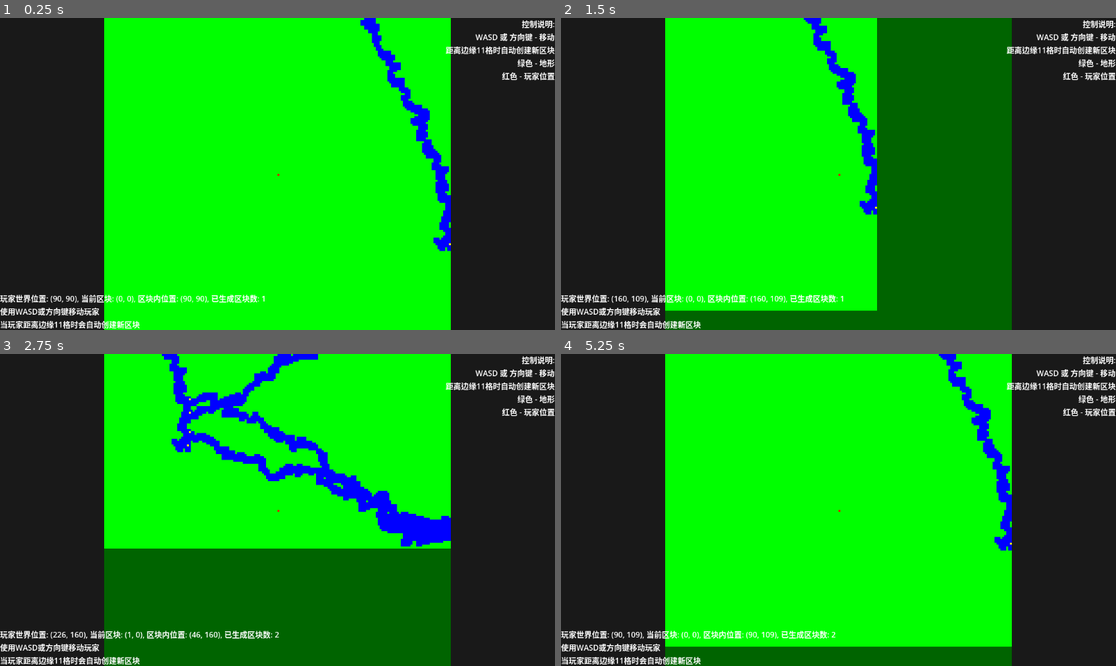
Above: before the commit, frames 1-4 (two rows, left to right).
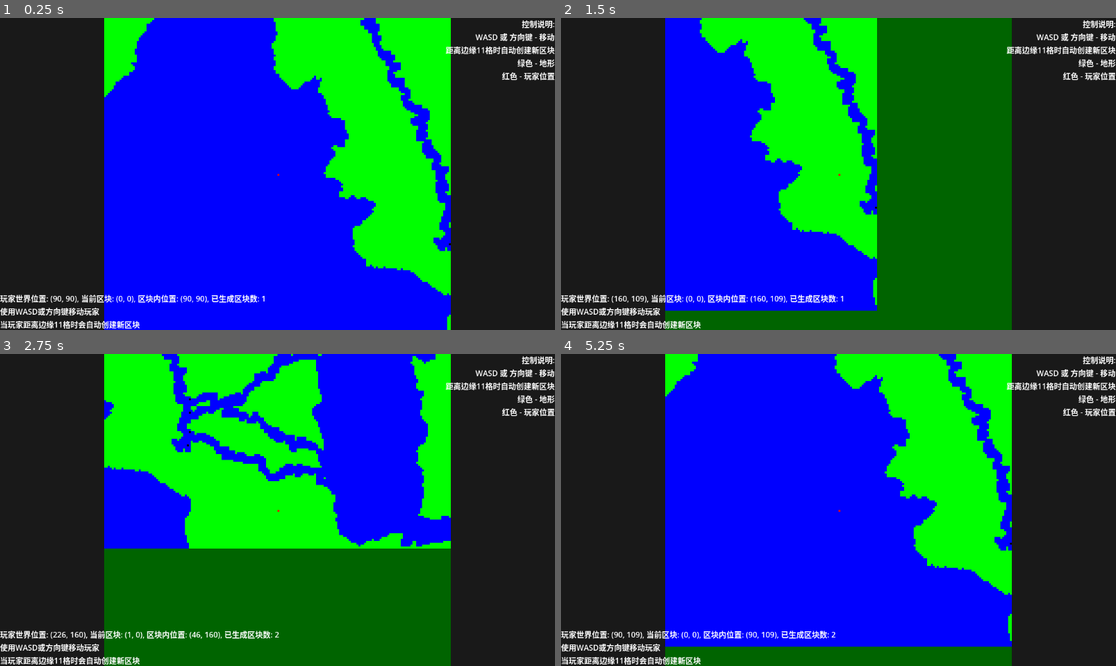
Above: after the commit, the same moments.

Repository: AliveGh0st/overmapchunkdemo
Game: Godot game, scene res://overmap_system.tscn
Two runs of this game, one before a commit and one after it. Both use one fixed random seed, a clock stepped at 60 frames per second and the inputs below.
Inputs:
- Up to frame 1 (0.25 s): no input
- Up to frame 2 (1.5 s): tap Enter at 0.5 s; hold Right (ui_right) 0.53-1.28 s; hold Down (ui_down) from 1.28 s (still down)
- Up to frame 3 (2.75 s): release Down (ui_down) at 2.03 s; hold Right (ui_right) from 2.03 s (still down)
- Up to frame 4 (5.25 s): release Right (ui_right) at 2.78 s; hold Up (ui_up) 2.78-3.53 s; hold Left (ui_left) 3.53-5.03 s; hold Down (ui_down) from 5.03 s (still down)

The runs differ from the first frame. In frame 1, 43% of the frame differs, in the area x 18-82%, y 0-100%; in frame 2, 21%; in frame 3, 13%; in frame 4, 44%, in the area x 18-82%, y 0-94%.

Commit message:
添加湖泊生成系统及相关参数

Diff:
--- a/overmap_renderer.gd
+++ b/overmap_renderer.gd
@@ -14,17 +14,32 @@
 const TERRAIN_COLOR = Color.GREEN
 const EMPTY_COLOR = Color.DARK_GREEN
 const PLAYER_COLOR = Color.RED
-const RIVER_COLOR = Color.BLUE # 新增河流颜色
-const DEBUG_RIVER_START_END_COLOR = Color.YELLOW # 新增调试颜色
+const RIVER_COLOR = Color.BLUE # 河流颜色
+const DEBUG_RIVER_START_END_COLOR = Color.BLACK # 调试颜色
+const LAKE_SURFACE_COLOR = Color.BLUE # 湖泊表面颜色
+const LAKE_SHORE_COLOR = Color.BLUE # 湖岸颜色，蓝色
 
 # 地形类型
 const TERRAIN_TYPE_EMPTY = 0
 const TERRAIN_TYPE_LAND = 1
 const TERRAIN_TYPE_RIVER = 2
-const TERRAIN_TYPE_DEBUG_RIVER_START_END = 3 # 新增调试地形类型
+const TERRAIN_TYPE_DEBUG_RIVER_START_END = 3 # 调试地形类型
+const TERRAIN_TYPE_LAKE_SURFACE = 4 # 湖泊表面
+const TERRAIN_TYPE_LAKE_SHORE = 5 # 湖岸
 # 新增河流生成参数
 const RIVER_DENSITY_PARAM = 1 # 对应 C++ settings->river_scale, 0.0 表示无河流. 值越小河越多但可能越细, 值越大河越少但可能越宽.
 								# 例如 0.5 -> chance_divider=2, brush_size=1. 2.0 -> chance_divider=1, brush_size=2.
+
+# 湖泊生成参数
+const LAKE_NOISE_THRESHOLD = 0.25 # 噪声阈值，超过此值才会生成湖泊
+const LAKE_SIZE_MIN = 20 # 湖泊最小尺寸，小于此尺寸的湖泊会被过滤掉
+const LAKE_DEPTH = -5 # 湖泊深度（Z轴层级）
+
+# Simplex噪声参数
+const LAKE_NOISE_OCTAVES = 8 # 倍频数
+const LAKE_NOISE_PERSISTENCE = 0.5 # 持续性
+const LAKE_NOISE_SCALE = 0.002 # 缩放比例
+const LAKE_NOISE_POWER = 4.0 # 幂运算，使湖泊分布更稀疏、边缘更清晰
 
 # 玩家和地图状态
 var player_ref: CharacterBody2D
@@ -35,6 +50,9 @@
 var canvas_texture: ImageTexture
 var canvas_image: Image
 
+# 湖泊噪声生成器
+var lake_noise: FastNoiseLite
+
 # 防止无限循环的变量
 var chunk_creation_cooldown: float = 0.0
 var COOLDOWN_TIME: float = 0.5  # 半秒冷却时间
@@ -42,6 +60,7 @@
 func _ready():
 	add_to_group("overmap_manager")
 	setup_canvas()
+	setup_lake_noise()
 
 	# 查找玩家
 	await get_tree().process_frame
@@ -71,6 +90,15 @@
 	canvas_image = Image.create(CANVAS_SIZE, CANVAS_SIZE, false, Image.FORMAT_RGB8)
 	canvas_texture = ImageTexture.new()
 	canvas_texture.set_image(canvas_image)
+
+func setup_lake_noise():
+	"""初始化湖泊噪声生成器"""
+	lake_noise = FastNoiseLite.new()
+	lake_noise.seed = randi()  # 使用随机种子
+	lake_noise.frequency = LAKE_NOISE_SCALE
+	lake_noise.noise_type = FastNoiseLite.TYPE_SIMPLEX
+	lake_noise.fractal_octaves = LAKE_NOISE_OCTAVES
+	lake_noise.fractal_gain = LAKE_NOISE_PERSISTENCE
 
 func check_and_generate_chunks():
 	"""检查玩家位置并在需要时生成新区块"""
@@ -132,6 +160,9 @@
 	# 在基础地形生成后，尝试生成河流
 	if RIVER_DENSITY_PARAM > 0.0:
 		_place_rivers_for_chunk(chunk_coord)
+
+	# 在河流生成后，尝试生成湖泊
+	_place_lakes_for_chunk(chunk_coord)
 
 func _place_rivers_for_chunk(p_chunk_coord: Vector2i):
 	# GDScript translation of C++ place_rivers function
@@ -447,6 +478,167 @@
 	return entry
 # --- End Helper Functions ---
 
+# === 湖泊生成系统 ===
+
+func _place_lakes_for_chunk(chunk_coord: Vector2i):
+	"""为指定区块生成湖泊"""
+	# 计算区块在世界坐标中的起始位置
+	var world_start_x = chunk_coord.x * CHUNK_SIZE
+	var world_start_y = chunk_coord.y * CHUNK_SIZE
+
+	# 跟踪已访问的湖泊点，避免重复处理
+	var visited: Dictionary = {}
+
+	for i in range(CHUNK_SIZE):
+		for j in range(CHUNK_SIZE):
+			var world_pos = Vector2i(world_start_x + i, world_start_y + j)
+
+			# 如果已经访问过这个点，跳过
+			if visited.has(world_pos):
+				continue
+
+			# 检查这个点是否应该是湖泊
+			if not _is_lake_noise_at(world_pos):
+				continue
+
+			# 进行洪水填充找到完整的湖泊
+			var lake_points = _flood_fill_lake(world_pos, visited)
+
+			# 如果湖泊太小，跳过
+			if lake_points.size() < LAKE_SIZE_MIN:
+				continue
+
+			# 创建湖泊点集合，包括河流点（湖泊会覆盖河流）
+			var lake_set: Dictionary = {}
+			for point in lake_points:
+				lake_set[point] = true
+
+			# 添加更大范围内的所有河流点到湖泊集合（包括相邻区块）
+			# 这确保了跨区块的水体连续性
+			var extended_range = 1  # 扩展1个区块的范围来检查相邻区块
+			for dx in range(-extended_range, extended_range + 1):
+				for dy in range(-extended_range, extended_range + 1):
+					var check_chunk = chunk_coord + Vector2i(dx, dy)
+					var check_world_start_x = check_chunk.x * CHUNK_SIZE
+					var check_world_start_y = check_chunk.y * CHUNK_SIZE
+
+					for x in range(CHUNK_SIZE):
+						for y in range(CHUNK_SIZE):
+							var world_coord = Vector2i(check_world_start_x + x, check_world_start_y + y)
+							var terrain_type = terrain_data.get(world_coord, TERRAIN_TYPE_EMPTY)
+							if terrain_type == TERRAIN_TYPE_RIVER or terrain_type == TERRAIN_TYPE_LAKE_SURFACE or terrain_type == TERRAIN_TYPE_LAKE_SHORE:
+								lake_set[world_coord] = true
+
+			# 处理湖泊点，区分表面和岸边
+			for point in lake_points:
+				# 检查这个点是否在区块边界内
+				if not _is_world_point_in_chunk(point, chunk_coord):
+					continue
+
+				var is_shore = false
+				# 检查8个相邻位置，使用全局地形数据而不是仅当前湖泊集合
+				for ni in range(-1, 2):
+					for nj in range(-1, 2):
+						if ni == 0 and nj == 0:
+							continue
+						var neighbor = point + Vector2i(ni, nj)
+
+						# 检查相邻点是否是湖泊或河流
+						# 使用全局地形数据和湖泊噪声检查
+						var is_neighbor_water = false
+
+						# 首先检查已存在的地形数据
+						var neighbor_terrain = terrain_data.get(neighbor, TERRAIN_TYPE_EMPTY)
+						if neighbor_terrain == TERRAIN_TYPE_RIVER or neighbor_terrain == TERRAIN_TYPE_LAKE_SURFACE or neighbor_terrain == TERRAIN_TYPE_LAKE_SHORE:
+							is_neighbor_water = true
+						# 然后检查是否应该是湖泊（通过噪声）
+						elif lake_set.has(neighbor) or _is_lake_noise_at(neighbor):
+							is_neighbor_water = true
+
+						if not is_neighbor_water:
+							is_shore = true
+							break
+					if is_shore:
+						break
+
+				# 设置地形类型
+				if is_shore:
+					terrain_data[point] = TERRAIN_TYPE_LAKE_SHORE
+				else:
+					terrain_data[point] = TERRAIN_TYPE_LAKE_SURFACE
+
+func _is_lake_noise_at(world_pos: Vector2i) -> bool:
+	"""检查指定世界坐标是否应该生成湖泊"""
+	# 移除严格的边界检查，允许湖泊生成到区块边缘
+	# 这是为了确保跨区块的湖泊连续性
+
+	# 获取噪声值
+	var noise_value = lake_noise.get_noise_2d(world_pos.x, world_pos.y)
+	# 规范化到0-1范围
+	noise_value = (noise_value + 1.0) * 0.5
+	# 应用幂运算使分布更稀疏
+	noise_value = pow(noise_value, LAKE_NOISE_POWER)
+
+	return noise_value > LAKE_NOISE_THRESHOLD
+
+func _flood_fill_lake(seed_point: Vector2i, visited: Dictionary) -> Array[Vector2i]:
+	"""使用洪水填充算法找到完整的湖泊区域"""
+	var lake_points: Array[Vector2i] = []
+	var queue: Array[Vector2i] = [seed_point]
+
+	# 设置洪水填充的边界，防止无限扩展
+	var max_distance = CHUNK_SIZE * 2  # 允许跨越多个区块
+
+	while not queue.is_empty():
+		var current = queue.pop_front()
+
+		# 如果已访问过，跳过
+		if visited.has(current):
+			continue
+
+		# 边界检查：限制洪水填充范围
+		var distance_from_seed = abs(current.x - seed_point.x) + abs(current.y - seed_point.y)
+		if distance_from_seed > max_distance:
+			continue
+
+		# 标记为已访问
+		visited[current] = true
+
+		# 如果不是湖泊噪声点，跳过
+		if not _is_lake_noise_at(current):
+			continue
+
+		# 添加到湖泊点列表
+		lake_points.append(current)
+
+		# 检查4个相邻点
+		var neighbors = [
+			current + Vector2i(1, 0),
+			current + Vector2i(-1, 0),
+			current + Vector2i(0, 1),
+			current + Vector2i(0, -1)
+		]
+
+		for neighbor in neighbors:
+			if not visited.has(neighbor):
+				queue.append(neighbor)
+
+	return lake_points
+
+func _is_world_point_in_chunk(world_pos: Vector2i, chunk_coord: Vector2i) -> bool:
+	"""检查世界坐标点是否在指定区块内"""
+	var world_start_x = chunk_coord.x * CHUNK_SIZE
+	var world_start_y = chunk_coord.y * CHUNK_SIZE
+
+	return (world_pos.x >= world_start_x and world_pos.x < world_start_x + CHUNK_SIZE and
+			world_pos.y >= world_start_y and world_pos.y < world_start_y + CHUNK_SIZE)
+
+func _world_to_local_in_any_chunk(world_pos: Vector2i) -> Vector2i:
+	"""将世界坐标转换为任意区块内的本地坐标（用于边界检查）"""
+	return Vector2i(world_pos.x % CHUNK_SIZE, world_pos.y % CHUNK_SIZE)
+
+# === 湖泊生成系统结束 ===
+
 func update_canvas_rendering():
 	canvas_image.fill(EMPTY_COLOR)
 
@@ -476,6 +668,10 @@
 					color_to_draw = RIVER_COLOR
 				TERRAIN_TYPE_DEBUG_RIVER_START_END: # 新增
 					color_to_draw = DEBUG_RIVER_START_END_COLOR
+				TERRAIN_TYPE_LAKE_SURFACE:
+					color_to_draw = LAKE_SURFACE_COLOR
+				TERRAIN_TYPE_LAKE_SHORE:
+					color_to_draw = LAKE_SHORE_COLOR
 
 			# Only draw if not empty, or handle EMPTY_COLOR explicitly if needed
 			# The fill operation already set it to EMPTY_COLOR
